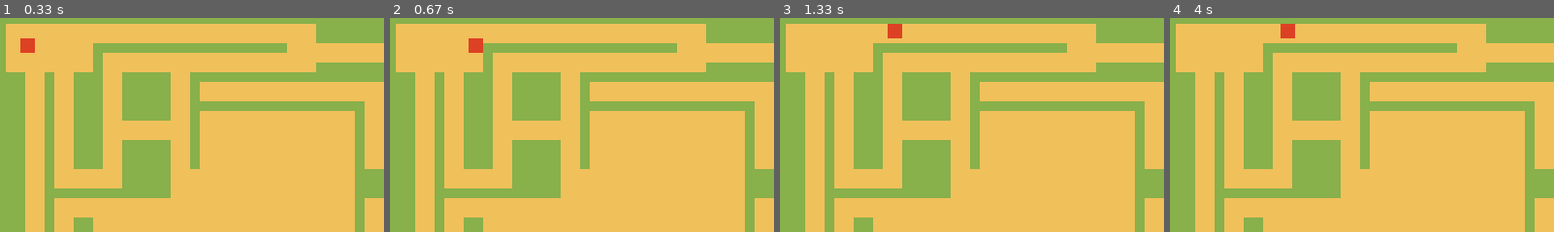
Above: before the commit, frames 1-4 (left to right).
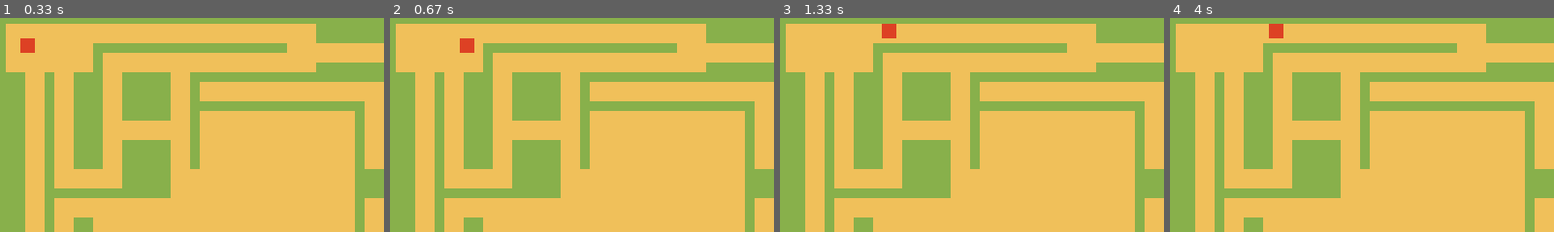
Above: after the commit, the same moments.

Repository: UCHMS19-20/final-project-wfelcone
Game: pygame game, started from src/game_here.py
The game is run twice, just before and just after one commit, with the same random seed, the same clock (stepped at 60 frames per second) and the same inputs.
Inputs:
- Up to frame 1 (0.33 s): no input
- Up to frame 2 (0.67 s): hold Right from 0.33 s (still down)
- Up to frame 3 (1.33 s): release Right at 0.8 s; hold Up 0.83-1.13 s; hold Right from 1.17 s (still down)
- Up to frame 4 (4 s): release Right at 1.63 s; hold Left 1.67-2.2 s; hold Down 2.23-2.53 s; hold Left 2.57-2.97 s; hold Up 3-3.37 s; hold Right from 3.4 s (still down)
The pictures show only the part of the screen within x 0-50%, y 0-50%; the shares and areas given below are measured in that part.

Frame 1 is identical in both runs. In frame 2, 0.3% of the frame differs, in the area x 18-25%, y 9-17%; in frame 3, 0.2%; in frame 4, 0.4%, in the area x 25-33%, y 2-10%.

Commit message:
minor changes

Diff:
--- a/src/game_here.py
+++ b/src/game_here.py
@@ -18,7 +18,7 @@
 
 screen = pygame.display.set_mode([SCREEN_WIDTH, SCREEN_HEIGHT])
 
-pygame.display.set_caption('Maize Maze by Kojima Productions')
+pygame.display.set_caption('Maize Maze™ by Kojima Productions')
 
 clock = pygame.time.Clock()
 
@@ -65,7 +65,6 @@
                 self.rect.bottom = block.rect.top
             else:
                 self.rect.top = block.rect.bottom
-
 
 class Wall(pygame.sprite.Sprite):
     """ Wall the player can run into. """
@@ -458,6 +457,6 @@
 
     pygame.display.flip()
 
-    clock.tick(60)
+    clock.tick(50)
 
 pygame.quit()
